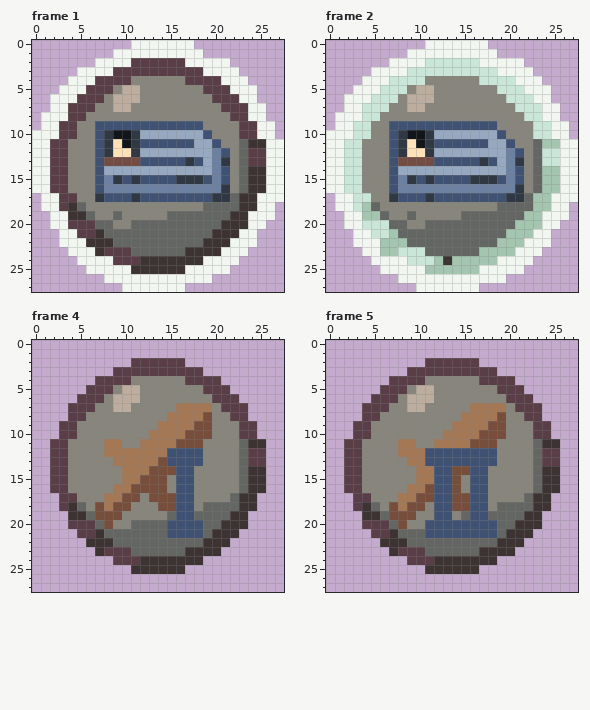
A pixel-art file gets an edit: Assets/NodeGraphicsV2.aseprite. Above is the file before it was changed.
28x28 pixels, 48 frames. Colours within 5 levels of each other are drawn and written as one. Shown: frame 1, frame 2, frame 4, frame 5. The commit also changed other frames, which this record leaves out.
New version:
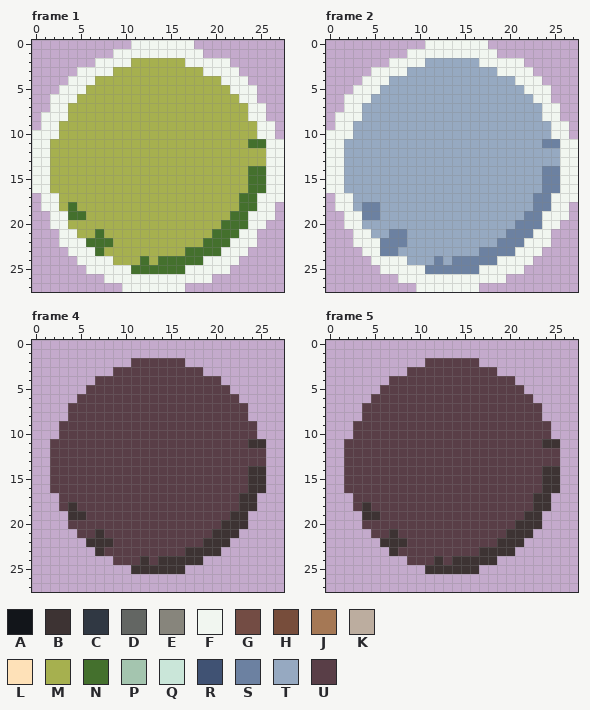
Palette (. is transparent): A #12151a  B #3d3333  C #303843  D #636663  E #87857c  F #f1f6f0  G #734c44  H #774d3b  J #a57855  K #bcad9f  L #fee1b8  M #a6b04f  N #44702d  P #a4c5af  Q #cae6d9  R #405273  S #6c81a1  T #96a9c1  U #593e47
Changes in this commit:
layer "Layer 1" now hidden
layer "Layer 2" now hidden
Changed rows in their new state; - is an unchanged pixel.
Frame 1:
first column x 2:
 2 ---------MMMMMM---------
 3 -------MMMMMMMMMM-------
 4 -----MMMMMMMMMMMMMM-----
 5 ----MMMMMMMMMMMMMMMM----
 6 ---MMMMMMMMMMMMMMMMMM---
 7 --MMMMMMMMMMMMMMMMMMMM--
 8 --MMMMMMMMMMMMMMMMMMMM--
 9 -MMMMMMMMMMMMMMMMMMMMMM-
10 -MMMMMMMMMMMMMMMMMMMMMM-
11 MMMMMMMMMMMMMMMMMMMMMMNN
12 MMMMMMMMMMMMMMMMMMMMMMMM
13 MMMMMMMMMMMMMMMMMMMMMMMM
14 MMMMMMMMMMMMMMMMMMMMMMNN
15 MMMMMMMMMMMMMMMMMMMMMMNN
16 MMMMMMMMMMMMMMMMMMMMMMNN
17 -MMMMMMMMMMMMMMMMMMMMNN-
18 -MNMMMMMMMMMMMMMMMMMMNN-
19 --NNMMMMMMMMMMMMMMMMNN--
20 --MMMMMMMMMMMMMMMMMNNN--
21 ---MMNMMMMMMMMMMMMNNN---
22 ----NNNMMMMMMMMMMNNN----
23 -----NMMMMMMMMMNNNN-----
24 -------MMMNMNNNNN-------
25 ---------NNNNNN---------
Frame 2:
first column x 2:
 2 ---------TTTTTT---------
 3 -------TTTTTTTTTT-------
 4 -----TTTTTTTTTTTTTT-----
 5 ----TTTTTTTTTTTTTTTT----
 6 ---TTTTTTTTTTTTTTTTTT---
 7 --TTTTTTTTTTTTTTTTTTTT--
 8 --TTTTTTTTTTTTTTTTTTTT--
 9 -TTTTTTTTTTTTTTTTTTTTTT-
10 -TTTTTTTTT-------TTTTTT-
11 TTTTTTTTTTTTTTTT--TTTTSS
12 TTTTTTTTTT--------TTTTTT
13 TTTTTTTTTTTTTTTTT-TTTTTT
14 TTTTTT------------TTTTSS
15 TTTTTTTTTTTTTTTTTTTTTTSS
16 TTTTTTTTTTTTTTTTTTTTTTSS
17 -TTTTTTTTTTTTTTTTTTTTSS-
18 -TSSTTTTTTTTTTTTTTTTTSS-
19 --SSTTTTTTTTTTTTTTTTSS--
20 --TTTTTTTTTTTTTTTTTSSS--
21 ---TTSSTTTTTTTTTTTSSS---
22 ----SSSTTTTTTTTTTSSS----
23 ----SSTTTTTTTTTSSSS-----
24 -------TTTSTSSSSS-------
25 ---------SSSSSS---------
Frame 4:
first column x 4:
 4 -------UUUUUU-------
 5 -----UUUUUUUUUU-----
 6 ----UUUUUUUUUUUU----
 7 ---UUUUUUUUUUUUUU---
 8 --UUUUUUUUUUUUUUUU--
 9 -UUUUUUUUUUUUUUUUUU-
10 -UUUUUUUUUUUUUUUUUU-
11 UUUUUUUUUUUUUUUUUUUU
12 UUUUUUUUUUUUUUUUUUUU
13 UUUUUUUUUUUUUUUUUUUU
14 UUUUUUUUUUUUUUUUUUUU
15 UUUUUUUUUUUUUUUUUUUU
16 UUUUUUUUUUUUUUUUUUUU
17 -UUUUUUUUUUUUUUUUUU-
18 -UUUUUUUUUUUUUUUUUU-
19 --UUUUUUUUUUUUUUUU--
20 ---UUUUUUUUUUUUUU---
21 ----UUUUUUUUUUUU----
22 -----UUUUUUUUUU-----
23 -------UUUUUU-------
24 ---------U----------
Frame 5: the same change as frame 4
Pixel boxes of the changes (left, top, right, bottom) in both pictures:
changed: (50, 58, 266, 274)
changed: (344, 58, 560, 274)
changed: (68, 376, 248, 565)
changed: (362, 376, 542, 565)
